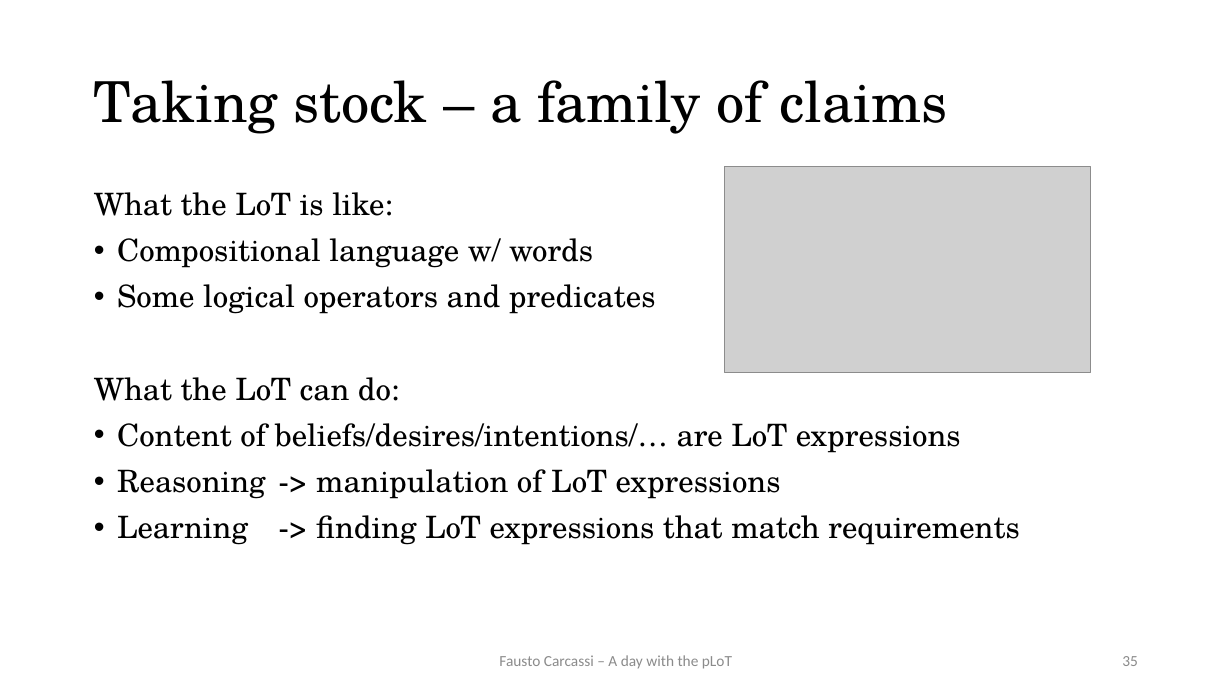
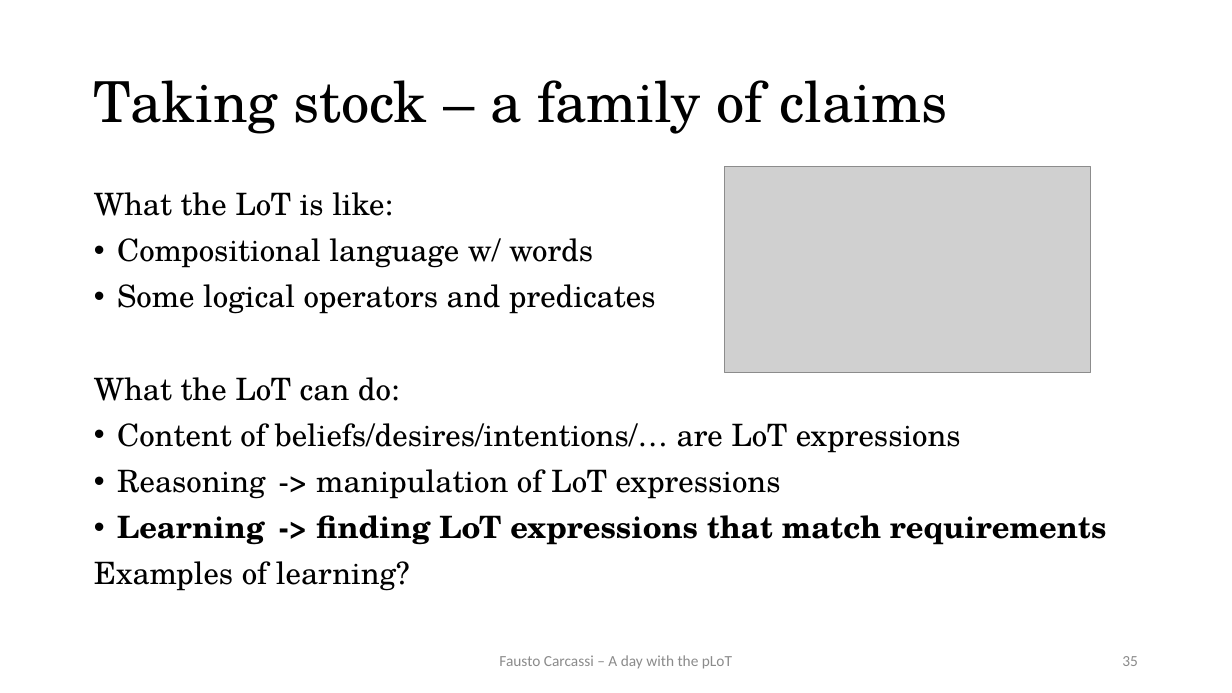
Before and after one commit to thelogicalgrammar/pLoT_workshop, a slide deck: slide 35 of book/lectures/1.pptx. Drawn at 1232x693 pixels with LibreOffice and Linux fonts; fonts in the diff are those of the drawing; grey boxes stand for pictures. Boxes give left, top, right and bottom in pixels: in the first picture for what was removed or moved away, otherwise in the second. Text is boxed around its words. In the diff, an @@ line names an element or a change of style, - is before the commit and + after.

```diff
--- a/book/lectures/1.pptx
+++ b/book/lectures/1.pptx
@@ text at (117, 515, 1107, 545): bold on in "Learning -> finding LoT expressions that match ..." @@
@@ text at (94, 561, 410, 591): paragraph added @@
+Examples of learning?
```
Also in this commit, not shown: 5 other slides changed, 1 slide added, 8 other files.
